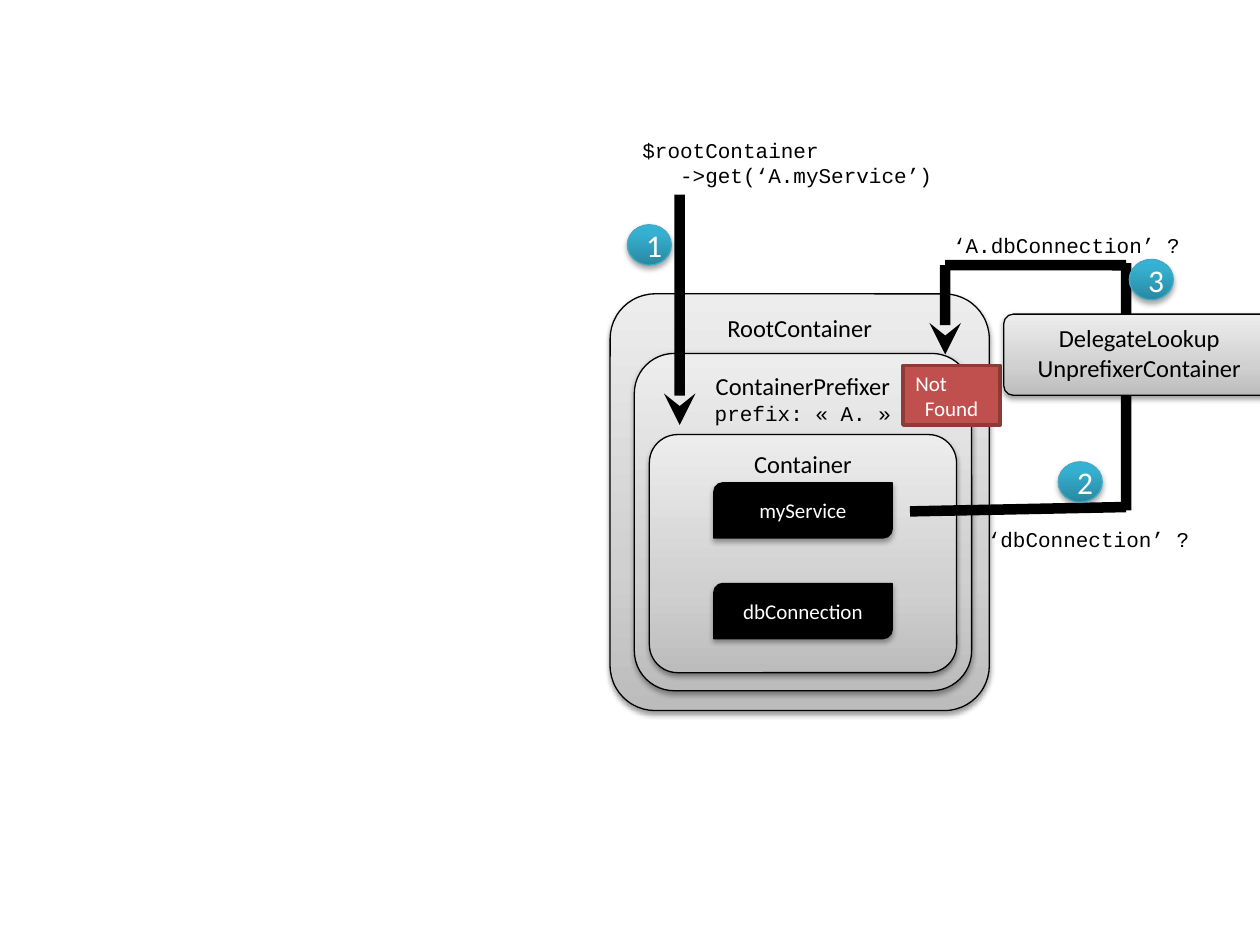
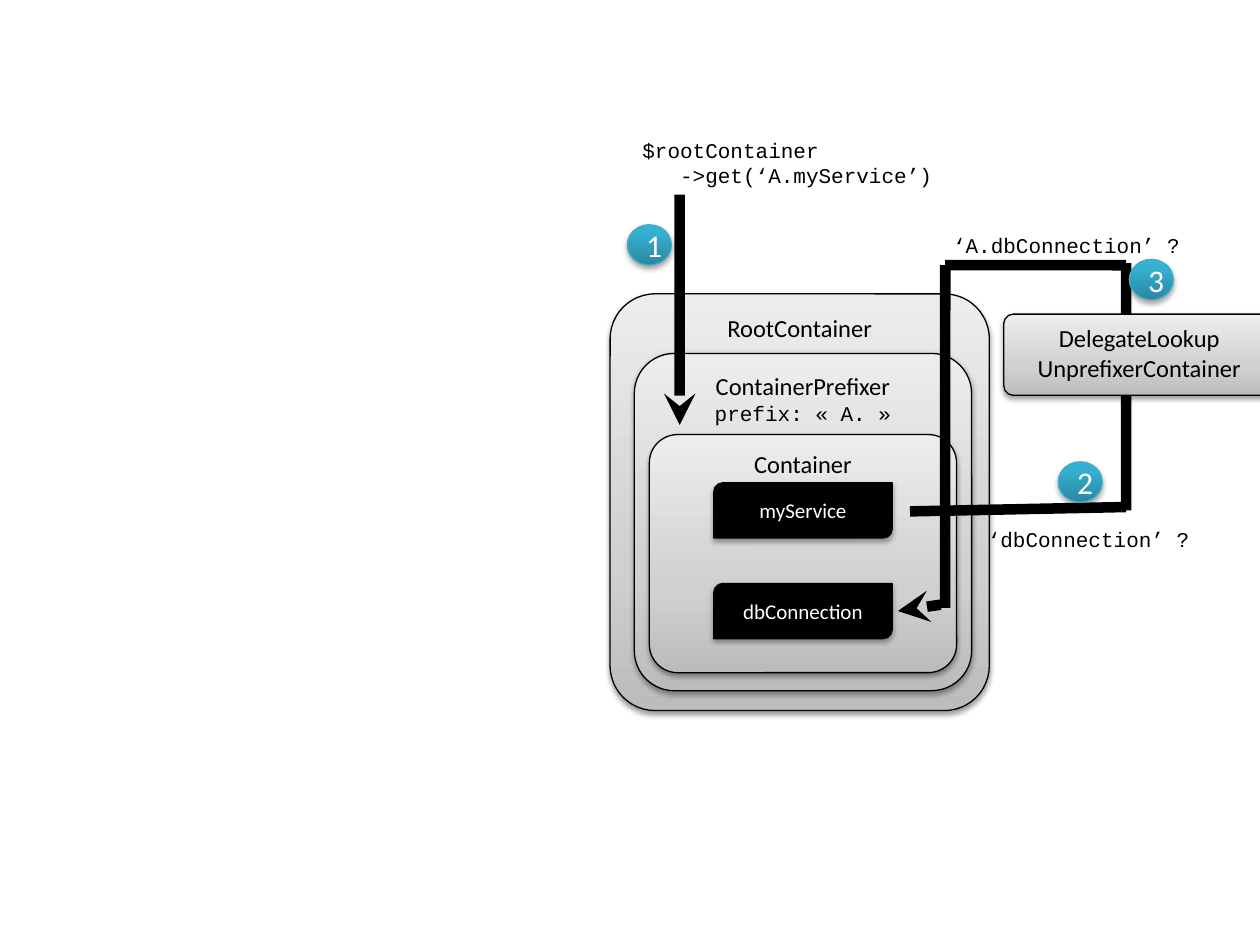
Before and after one commit to thecodingmachine/prefixer-container, a slide deck: slide 4 of doc/schemas.pptx. Drawn at 1260x945 pixels with LibreOffice and Linux fonts; fonts in the diff are those of the drawing. Boxes give left, top, right and bottom in pixels: in the first picture for what was removed or moved away, otherwise in the second. Text is boxed around its words. In the diff, an @@ line names an element or a change of style, - is before the commit and + after.

```diff
--- a/doc/schemas.pptx
+++ b/doc/schemas.pptx
@@ line added from (945, 607) to (945, 266), #000000 6.01 pt @@
@@ rectangle removed at (903,365,1000,425) @@
-Not
-Found
@@ arrow moved from (945, 266) - (945, 354) to (941, 605) - (898, 611) @@
```
Also in this commit, not shown: 1 other file.
